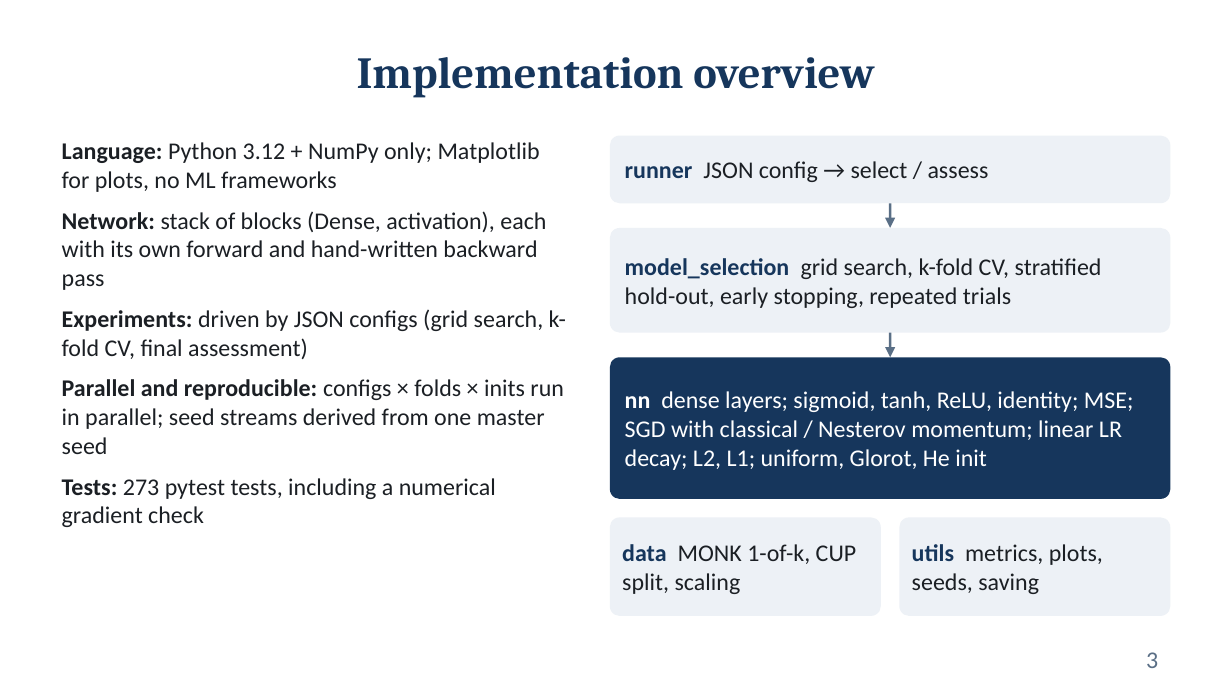
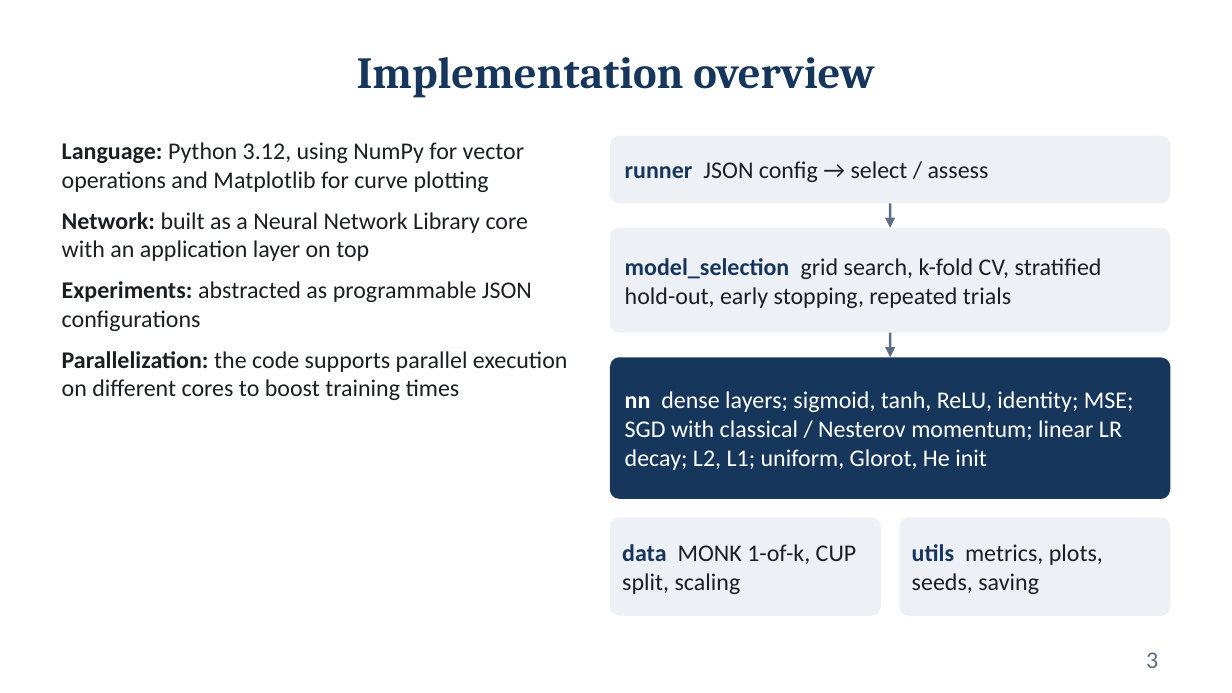
Before and after one commit to Fred-ef/ml_proj, a slide deck: slide 3 of Federico_Cristofaro_ML-2025_slides.pptx. Drawn at 1232x693 pixels with LibreOffice and Linux fonts; fonts in the diff are those of the drawing. Boxes give left, top, right and bottom in pixels: in the first picture for what was removed or moved away, otherwise in the second. Text is boxed around its words. In the diff, an @@ line names an element or a change of style, - is before the commit and + after.

```diff
--- a/Federico_Cristofaro_ML-2025_slides.pptx
+++ b/Federico_Cristofaro_ML-2025_slides.pptx
@@ text at (62,142,568,400): text changed @@
-• Language: Python 3.12 + NumPy only; Matplotlib for plots, no ML frameworks
-• Network: stack of blocks (Dense, activation), each with its own forward and hand-written backward pass
-• Experiments: driven by JSON configs (grid search, k-fold CV, final assessment)
-• Parallel and reproducible: configs × folds × inits run in parallel; seed streams derived from one master seed
-• Tests: 273 pytest tests, including a numerical gradient check
+• Language: Python 3.12, using NumPy for vector operations and Matplotlib for curve plotting
+• Network: built as a Neural Network Library core with an application layer on top
+• Experiments: abstracted as programmable JSON configurations
+• Parallelization: the code supports parallel execution on different cores to boost training times
```
Also in this commit, not shown: 9 other slides changed, 5 slides added, 10 slides removed, 1 other file.
